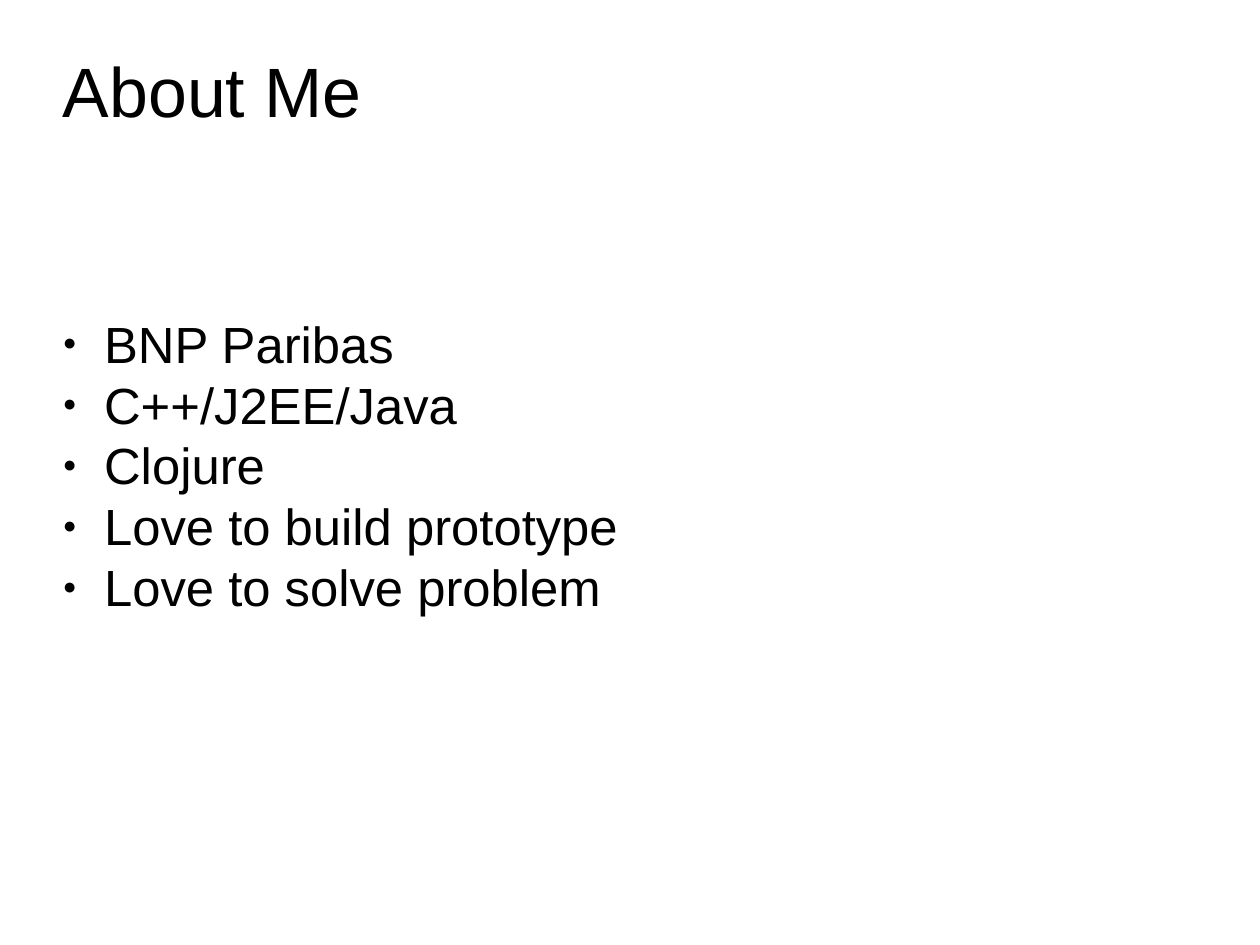
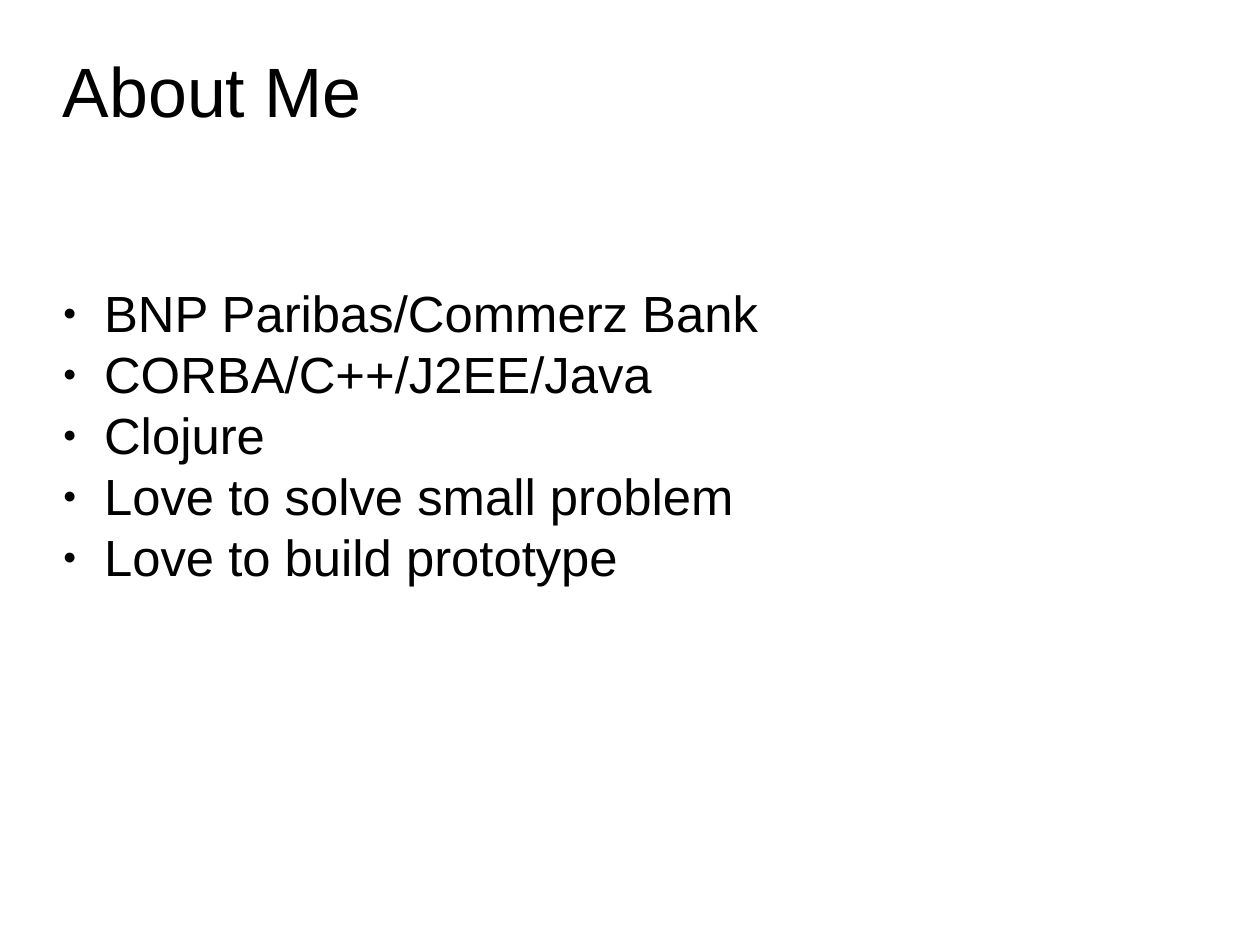
Before and after one commit to Mamun/prac, a slide deck: slide 3 of slide.odp. Drawn at 1260x945 pixels with LibreOffice and Linux fonts; fonts in the diff are those of the drawing; background and template pictures are left out. Boxes give left, top, right and bottom in pixels: in the first picture for what was removed or moved away, otherwise in the second. Text is boxed around its words. In the diff, an @@ line names an element or a change of style, - is before the commit and + after.

```diff
--- a/slide.odp
+++ b/slide.odp
@@ subtitle at <box>104,295,758,394</box>: text changed @@
-● BNP Paribas
-● C++/J2EE/Java
+● BNP Paribas/Commerz Bank
+● CORBA/C++/J2EE/Java
@@ subtitle at <box>104,478,733,526</box>: paragraph added @@
+● Love to solve small problem
@@ subtitle at <box>104,569,600,617</box>: paragraph removed @@
-● Love to solve problem
```
Also in this commit, not shown: 3 other slides changed, 5 slides added.
